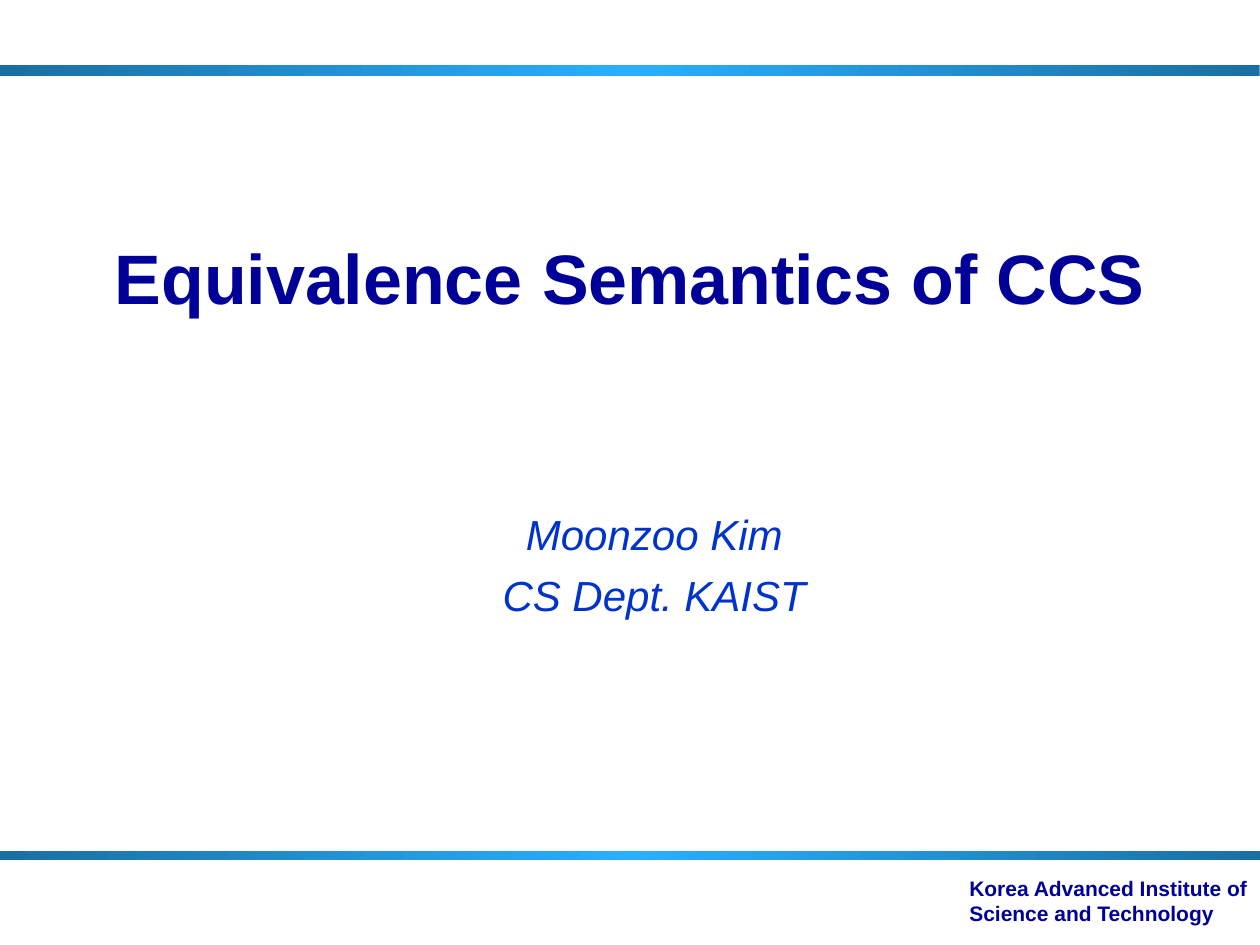
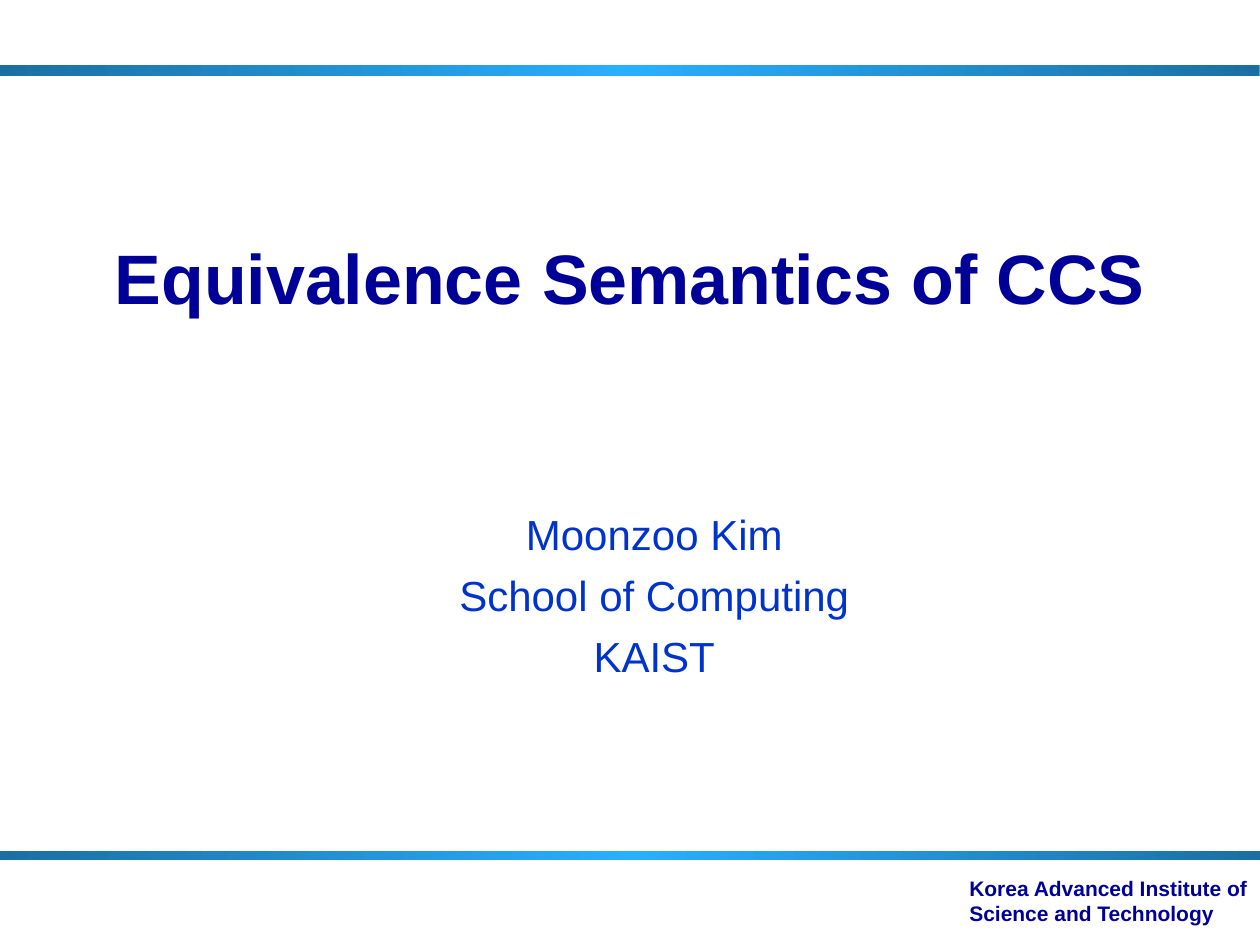
Before and after one commit to swtv-kaist/cs492-fall23, a slide deck: slide 1 of 2-ccs/lec24.ppt. Drawn at 1260x945 pixels with LibreOffice and Linux fonts; fonts in the diff are those of the drawing; background and template pictures are left out. Boxes give left, top, right and bottom in pixels: in the first picture for what was removed or moved away, otherwise in the second. Text is boxed around its words. In the diff, an @@ line names an element or a change of style, - is before the commit and + after.

```diff
--- a/2-ccs/lec24.ppt
+++ b/2-ccs/lec24.ppt
@@ subtitle at (526,519,782,551): italic off in "Moonzoo Kim" @@
@@ subtitle at (459,580,849,673): text changed; italic off @@
-CS Dept. KAIST
+School of Computing
+KAIST
```
Also in this commit, not shown: 14 other files.
